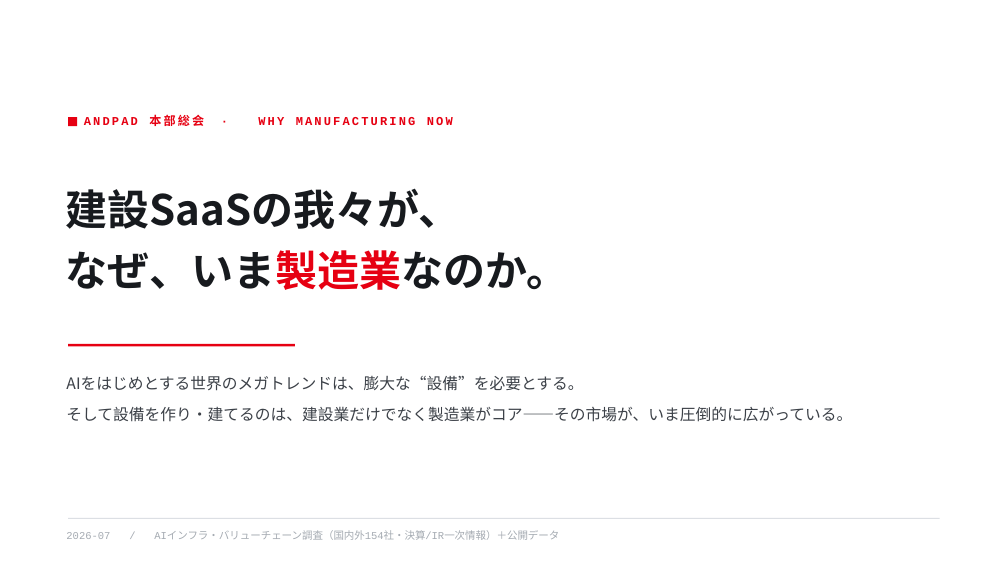
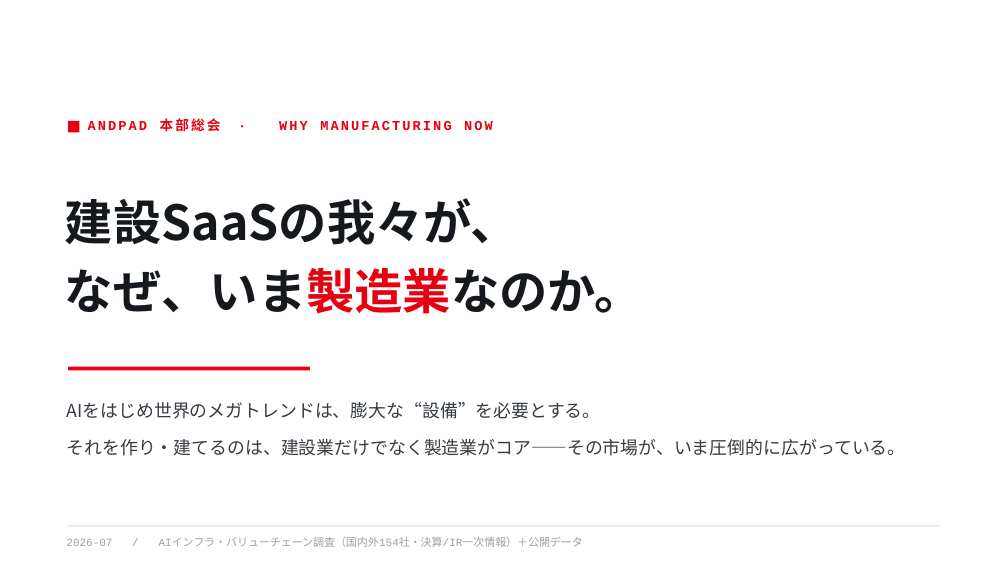
Before and after one commit to kogit834/AI-valuechain, a slide deck: slide 1 of output/andpad_soukai_ai_deck.pptx. Drawn at 1008x567 pixels with LibreOffice and Linux fonts; fonts in the diff are those of the drawing. Boxes give left, top, right and bottom in pixels: in the first picture for what was removed or moved away, otherwise in the second. Text is boxed around its words. In the diff, an @@ line names an element or a change of style, - is before the commit and + after.

```diff
--- a/output/andpad_soukai_ai_deck.pptx
+++ b/output/andpad_soukai_ai_deck.pptx
@@ text "ANDPAD 本部総会 · WHY MANUFACTURING ..." at box(88, 118, 493, 132): size 11.5 to 13 pt; line spacing 1.08 to 1.1 @@
@@ rectangle: place and size @@
-rectangle at box(68, 117, 77, 126)
+rectangle at box(68, 121, 79, 132)
@@ text "建設SaaSの我々が、": place and size @@
-text "建設SaaSの我々が、" at box(66, 188, 569, 290)
+text "建設SaaSの我々が、" at box(65, 198, 643, 314)
@@ text "建設SaaSの我々が、" at box(65, 198, 643, 314): size 40 to 46 pt; text colour #171A1E to #15181C in "建設SaaSの我々が、", "なぜ、いま製造業なのか。" @@
@@ rectangle: place and size @@
-rectangle at box(68, 344, 295, 346)
+rectangle at box(68, 367, 310, 371)
@@ text at box(66, 402, 905, 456): text changed; size 15 to 17 pt; text colour #3C4148 to #373C43 @@
-AIをはじめとする世界のメガトレンドは、膨大な“設備”を必要とする。
-そして設備を作り・建てるのは、建設業だけでなく製造業がコア——その市場が、いま圧倒的に広がっている。
+AIをはじめ世界のメガトレンドは、膨大な“設備”を必要とする。
+それを作り・建てるのは、建設業だけでなく製造業がコア——その市場が、いま圧倒的に広がっている。
@@ text "2026-07 / AIインフラ・バリューチェーン調査（国内外154社・決算/IR一次情報）＋公開データ" at box(66, 538, 583, 547): size 10 to 10.5 pt, text colour #A5ABB2 to #9AA1A9; line spacing 1.08 to 1.1 @@
@@ rectangle: place and size @@
-rectangle at box(68, 518, 940, 519)
+rectangle at box(68, 526, 940, 526)
@@ rectangle at box(68, 526, 940, 526): fill #DCDFE4 to #D6DADF @@
```
Also in this commit, not shown: 6 other slides changed, 3 other files.
